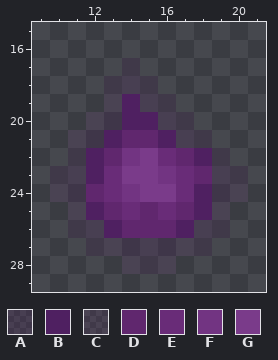
One commit to this pixel-art sprite: Resources/Textures/_DV/Structures/Specific/Species/Kitsune/foxfire.rsi/icon.png. The picture above was drawn from the file before the commit.
The file is 32x32 pixels. Pixels under 10% opacity are left out. Shown: x 9..21, y 15..29.
Palette (. is transparent): A #4f20613a  B #4f2061  C #60276e26  D #60276e  E #692c78  F #723482  G #7a3b8a
Pixels before, first column x 10:
17 ....C......
18 ...CAC.....
19 ...CBAC....
20 ..CABBAC...
21 .CABDDBAC..
22 .CBDFGEDBC.
23 CABEGGFEDAC
24 CADEFGGEBAC
25 .CBDEDEDBC.
26 .CABDDDBAC.
27 ..CCAAACC..
28 ....CCC....
New version:
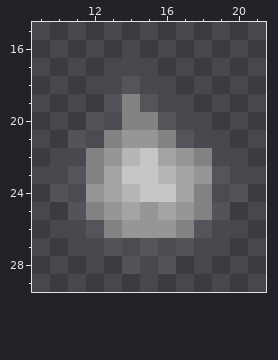
What changed:
colour A: #4f20613a -> #8282823a
colour B: #4f2061 -> #828282
colour C: #60276e26 -> #96969626
colour D: #60276e -> #969696
colour E: #692c78 -> #a4a4a4
colour F: #723482 -> #b6b6b6
colour G: #7a3b8a -> #c6c6c6
Boxes around the changes in both pictures, in picture pixels (x1, y1, x2, y2):
changed: (50, 58, 248, 274)
